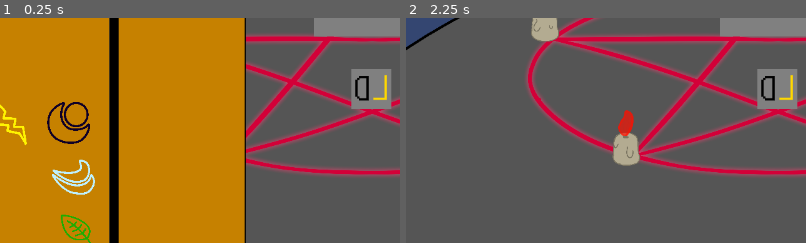
Above: before the commit, frames 1-2 (left to right).
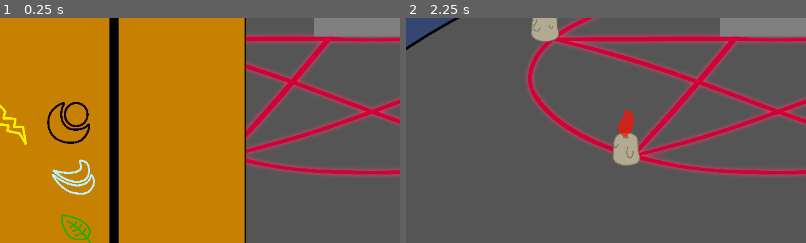
Above: after the commit, the same moments.

Repository: DigiDuncan/DPNJam1
Game: Godot game, scene res://main.tscn
The game is run twice, just before and just after one commit, with the same random seed, the same clock (stepped at 60 frames per second) and the same inputs.
Inputs:
- Up to frame 1 (0.25 s): no input
- Up to frame 2 (2.25 s): click "Book" at 0.5 s; click "Book" at 1.25 s; click "Book" at 2 s
The pictures show only the part of the screen within x 4-54%, y 46-96%; the shares and areas given below are measured in that part.

The runs differ from the first frame. In frame 1, 1.8% of the frame differs, in the area x 87-98%, y 22-41%; in frame 2, 1.8%.

Commit message:
implement animations

Diff:
--- a/main.tscn
+++ b/main.tscn
@@ -40,6 +40,34 @@
 [sub_resource type="ShaderMaterial" id="ShaderMaterial_y4ps2"]
 shader = ExtResource("17_5nw4s")
 shader_parameter/blur_amount = 5.0
+
+[sub_resource type="Animation" id="Animation_r7o1m"]
+resource_name = "AllyCharge"
+length = 3.0
+tracks/0/type = "value"
+tracks/0/imported = false
+tracks/0/enabled = true
+tracks/0/path = NodePath("Monsters/AllyMonster:position")
+tracks/0/interp = 1
+tracks/0/loop_wrap = true
+tracks/0/keys = {
+"times": PackedFloat32Array(0.02, 0.48, 1.5, 2.98),
+"transitions": PackedFloat32Array(0.420448, 0.0412346, 0.183011, 3.86375),
+"update": 0,
+"values": [Vector2(639, 648), Vector2(639, 748), Vector2(639, 748), Vector2(639, 448)]
+}
+tracks/1/type = "value"
+tracks/1/imported = false
+tracks/1/enabled = true
+tracks/1/path = NodePath("Monsters/AllyMonster:scale")
+tracks/1/interp = 1
+tracks/1/loop_wrap = true
+tracks/1/keys = {
+"times": PackedFloat32Array(0, 1.5, 2.46),
+"transitions": PackedFloat32Array(1, 1, 10.5561),
+"update": 0,
+"values": [Vector2(-5, 5), Vector2(-5, 5), Vector2(-1, 1)]
+}
 
 [sub_resource type="Animation" id="Animation_en8te"]
 resource_name = "AllyGrow"
@@ -70,34 +98,6 @@
 "values": [Vector2(-0.421987, 0.441674), Vector2(-5, 5)]
 }
 
-[sub_resource type="Animation" id="Animation_r7o1m"]
-resource_name = "AllyCharge"
-length = 3.0
-tracks/0/type = "value"
-tracks/0/imported = false
-tracks/0/enabled = true
-tracks/0/path = NodePath("Monsters/AllyMonster:position")
-tracks/0/interp = 1
-tracks/0/loop_wrap = true
-tracks/0/keys = {
-"times": PackedFloat32Array(0.02, 0.48, 1.5, 2.98),
-"transitions": PackedFloat32Array(0.420448, 0.0412346, 0.183011, 3.86375),
-"update": 0,
-"values": [Vector2(639, 648), Vector2(639, 748), Vector2(639, 748), Vector2(639, 448)]
-}
-tracks/1/type = "value"
-tracks/1/imported = false
-tracks/1/enabled = true
-tracks/1/path = NodePath("Monsters/AllyMonster:scale")
-tracks/1/interp = 1
-tracks/1/loop_wrap = true
-tracks/1/keys = {
-"times": PackedFloat32Array(0, 1.5, 2.46),
-"transitions": PackedFloat32Array(1, 1, 10.5561),
-"update": 0,
-"values": [Vector2(-5, 5), Vector2(-5, 5), Vector2(-1, 1)]
-}
-
 [sub_resource type="AnimationLibrary" id="AnimationLibrary_x18r6"]
 _data = {
 "AllyCharge": SubResource("Animation_r7o1m"),
@@ -451,23 +451,24 @@
 texture = ExtResource("13_ot1gd")
 hframes = 10
 vframes = 10
-frame = 54
+frame = 91
 script = ExtResource("14_x2cdo")
-primary_type = 5
-secondary_type = 4
+primary_type = 9
+secondary_type = 1
 
 [node name="AllyMonster" type="Sprite2D" parent="Monsters"]
+visible = false
 texture_filter = 1
 material = SubResource("ShaderMaterial_y4ps2")
-position = Vector2(639, 448)
-scale = Vector2(-1, 1)
+position = Vector2(639, 648)
+scale = Vector2(-5, 5)
 texture = ExtResource("13_ot1gd")
 hframes = 10
 vframes = 10
-frame = 25
+frame = 47
 script = ExtResource("14_x2cdo")
-primary_type = 2
-secondary_type = 5
+primary_type = 4
+secondary_type = 7
 
 [node name="AnimationPlayer" type="AnimationPlayer" parent="."]
 libraries = {
--- a/scripts/GameManager.gd
+++ b/scripts/GameManager.gd
@@ -58,6 +58,8 @@
 func _on_ally_monster_do_battle():
 	rounds += 1
 
+	$"../AnimationPlayer".play("AllyCharge")
+
 	$"../RoundLabel".text = "ROUND %s" % rounds
 
 	var enemy: Monster = $"../Monsters/EnemyMonster"
--- a/scripts/Monster.gd
+++ b/scripts/Monster.gd
@@ -54,6 +54,7 @@
 func _on_summon_button_pressed():
 	if not visible:
 		set_visible(true)
+		$"../../AnimationPlayer".play("AllyGrow")
 	var book: Book = $"../../Book"  # CRINGE
 	primary_type = book.primary_element
 	secondary_type = book.secondary_element
